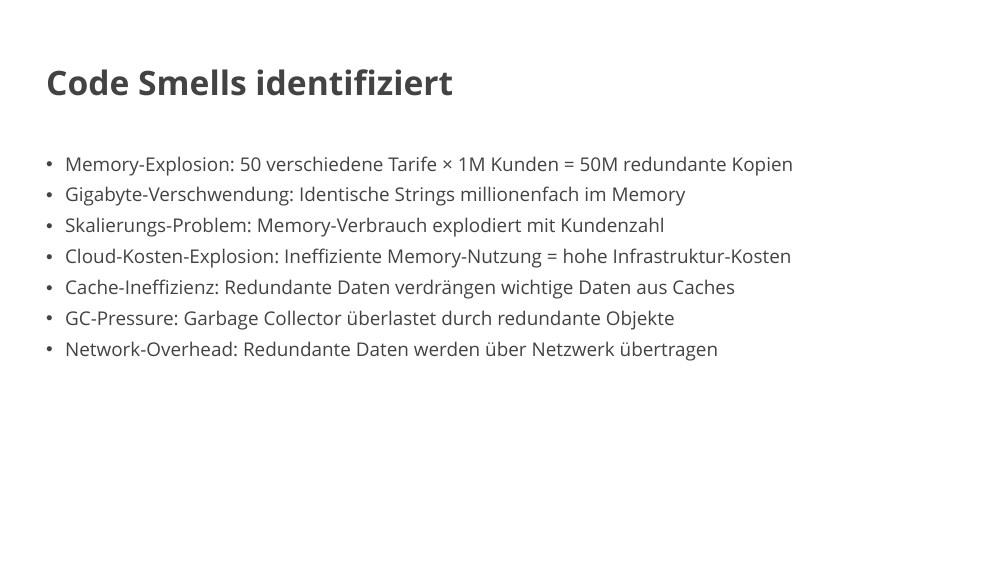
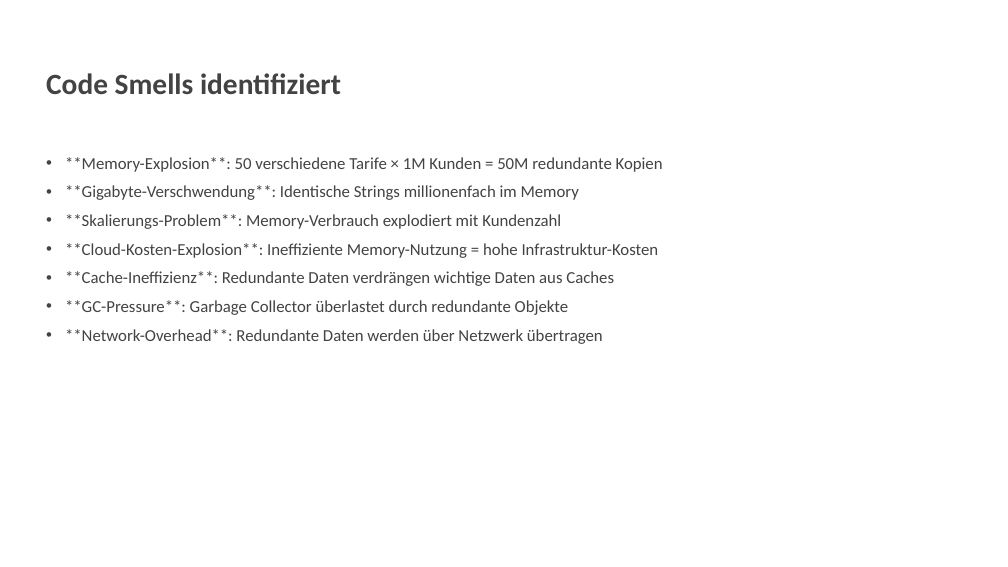
Before and after one commit to vanillacore-net/september-2025-telekom-training, a slide deck: slide 19 of presentations/powerpoint/block2-presentation.pptx. Drawn at 1008x567 pixels with LibreOffice and Linux fonts; fonts in the diff are those of the drawing; background and template pictures are left out. Boxes give left, top, right and bottom in pixels: in the first picture for what was removed or moved away, otherwise in the second. Text is boxed around its words. In the diff, an @@ line names an element or a change of style, - is before the commit and + after.

```diff
--- a/presentations/powerpoint/block2-presentation.pptx
+++ b/presentations/powerpoint/block2-presentation.pptx
@@ title "Code Smells identifiziert" at (46, 73, 341, 94): size 32 to 28 pt, font Open Sans to Calibri @@
@@ text at (65, 157, 663, 344): text changed; size 18 to 16 pt; font Open Sans to Calibri @@
-• Memory-Explosion: 50 verschiedene Tarife × 1M Kunden = 50M redundante Kopien
-• Gigabyte-Verschwendung: Identische Strings millionenfach im Memory
-• Skalierungs-Problem: Memory-Verbrauch explodiert mit Kundenzahl
-• Cloud-Kosten-Explosion: Ineffiziente Memory-Nutzung = hohe Infrastruktur-Kosten
-• Cache-Ineffizienz: Redundante Daten verdrängen wichtige Daten aus Caches
-• GC-Pressure: Garbage Collector überlastet durch redundante Objekte
-• Network-Overhead: Redundante Daten werden über Netzwerk übertragen
+• **Memory-Explosion**: 50 verschiedene Tarife × 1M Kunden = 50M redundante Kopien
+• **Gigabyte-Verschwendung**: Identische Strings millionenfach im Memory
+• **Skalierungs-Problem**: Memory-Verbrauch explodiert mit Kundenzahl
+• **Cloud-Kosten-Explosion**: Ineffiziente Memory-Nutzung = hohe Infrastruktur-Kosten
+• **Cache-Ineffizienz**: Redundante Daten verdrängen wichtige Daten aus Caches
+• **GC-Pressure**: Garbage Collector überlastet durch redundante Objekte
+• **Network-Overhead**: Redundante Daten werden über Netzwerk übertragen
```
Also in this commit, not shown: 12 other slides changed, 11 slides added, 11 slides removed.
